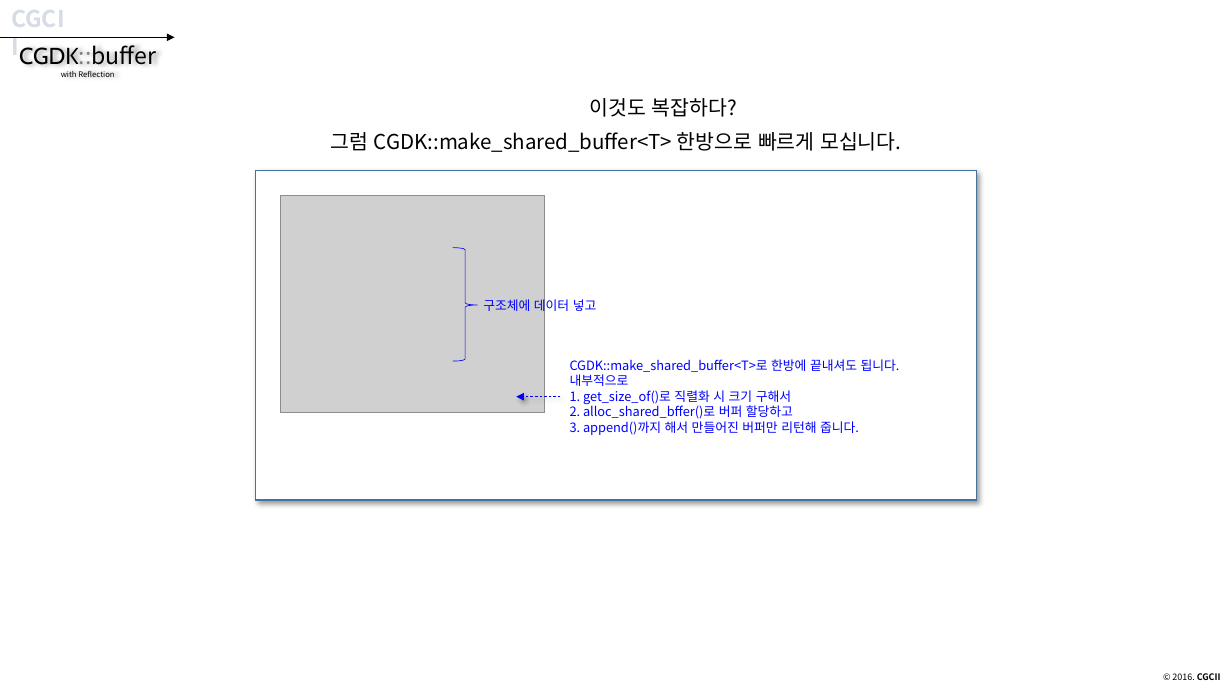
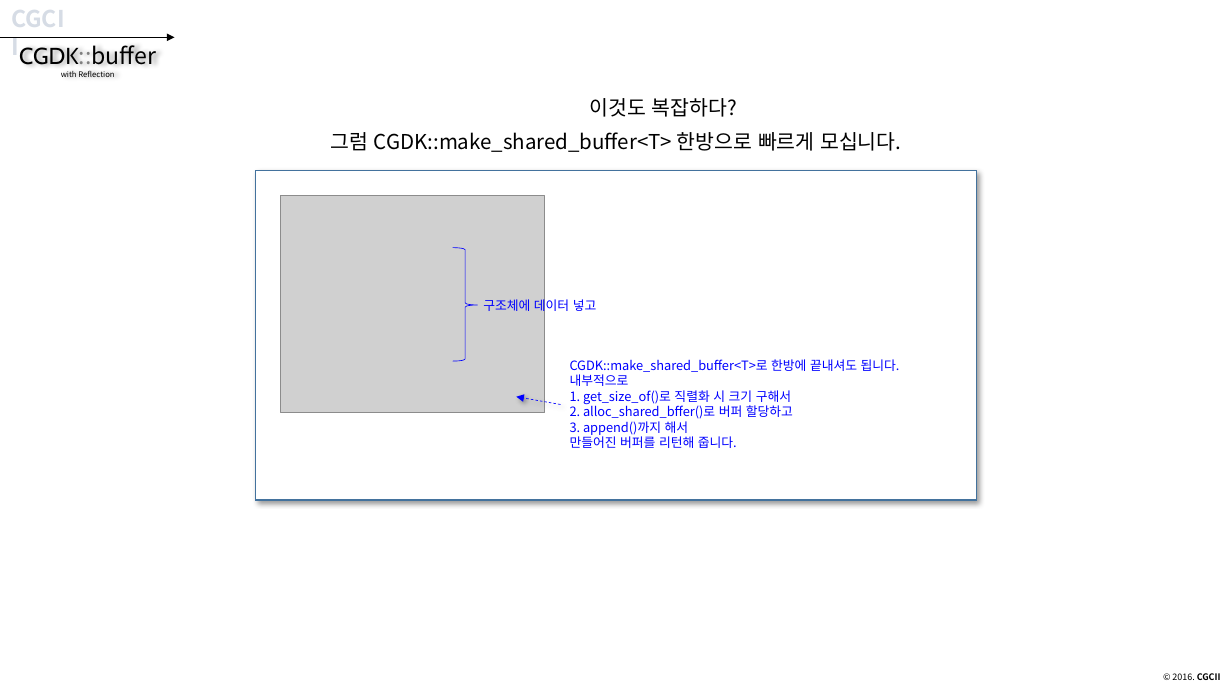
Before and after one commit to CGLabs/CGDK.buffer, a slide deck: slide 35 of C++/document/intruduce_CGDK.buffer.pptx. Drawn at 1232x693 pixels with LibreOffice and Linux fonts; fonts in the diff are those of the drawing; grey boxes stand for pictures. Boxes give left, top, right and bottom in pixels: in the first picture for what was removed or moved away, otherwise in the second. Text is boxed around its words. In the diff, an @@ line names an element or a change of style, - is before the commit and + after.

```diff
--- a/C++/document/intruduce_CGDK.buffer.pptx
+++ b/C++/document/intruduce_CGDK.buffer.pptx
@@ text at [570, 359, 900, 448]: text changed @@
-CGDK::make_shared_buffer<T>로 한방에 끝내셔도 됩니다.
-내부적으로
-1. get_size_of()로 직렬화 시 크기 구해서
-2. alloc_shared_bffer()로 버퍼 할당하고
-3. append()까지 해서 만들어진 버퍼만 리턴해 줍니다.
+CGDK::make_shared_buffer<T>로 한방에 끝내셔도 됩니다.
+내부적으로
+1. get_size_of()로 직렬화 시 크기 구해서
+2. alloc_shared_bffer()로 버퍼 할당하고
+3. append()까지 해서
+만들어진 버퍼를 리턴해 줍니다.
@@ arrow moved from (561, 396) - (517, 396) to (561, 405) - (517, 396) @@
```
Also in this commit, not shown: 30 other slides changed.
